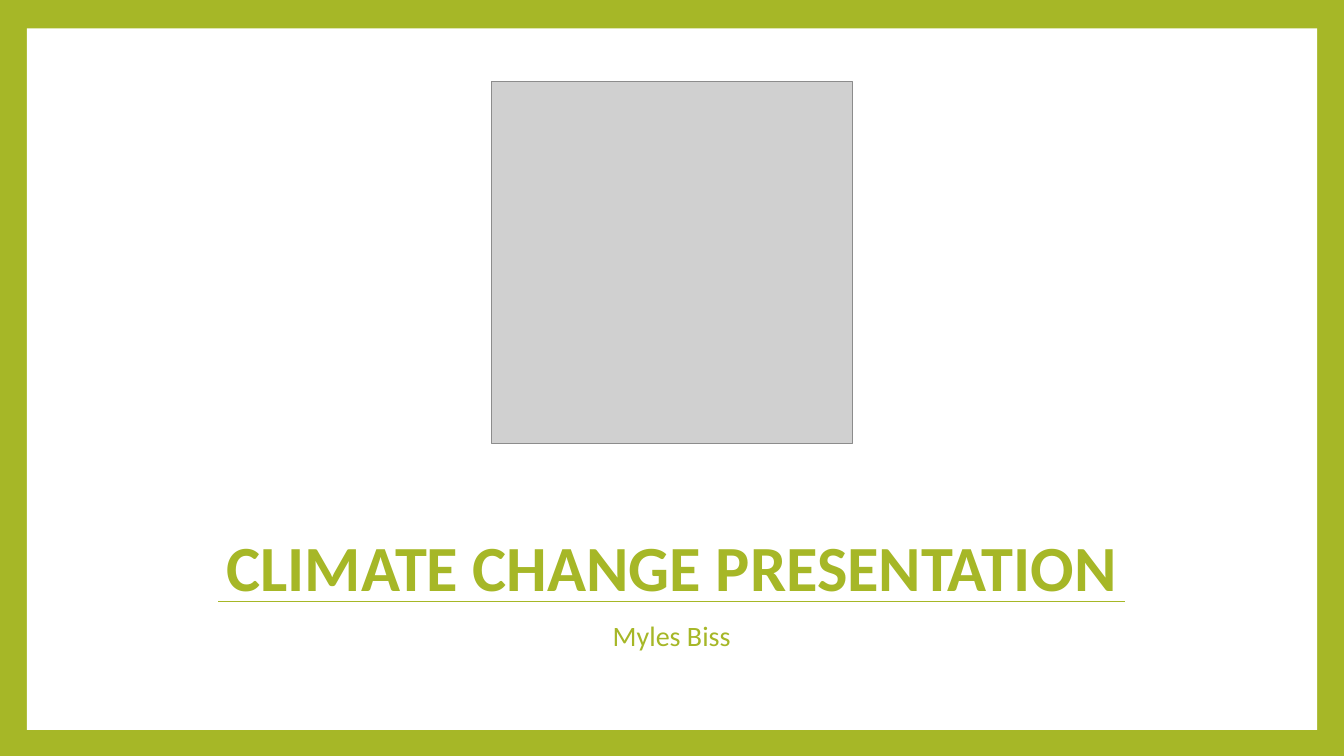
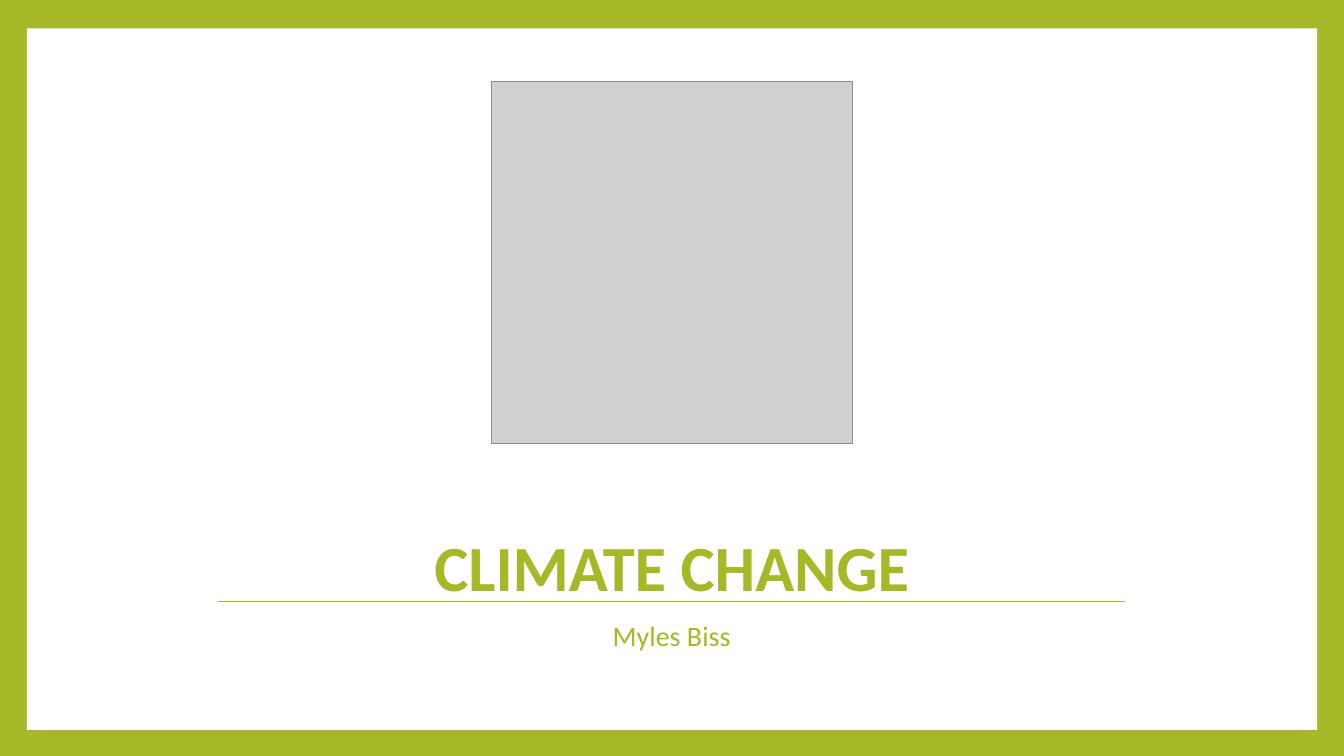
Before and after one commit to Mybiss55/DataAnalyticsProjects, a slide deck: slide 1 of Climate Change Presentation.pptx. Drawn at 1344x756 pixels with LibreOffice and Linux fonts; fonts in the diff are those of the drawing; grey boxes stand for pictures. Boxes give left, top, right and bottom in pixels: in the first picture for what was removed or moved away, otherwise in the second. Text is boxed around its words. In the diff, an @@ line names an element or a change of style, - is before the commit and + after.

```diff
--- a/Climate Change Presentation.pptx
+++ b/Climate Change Presentation.pptx
@@ title at [434,548,909,602]: text changed @@
-CLIMATE CHANGE PRESENTATION
+CLIMATE CHANGE
```
Also in this commit, not shown: 1 other slide changed, 1 slide added, 1 other file.
